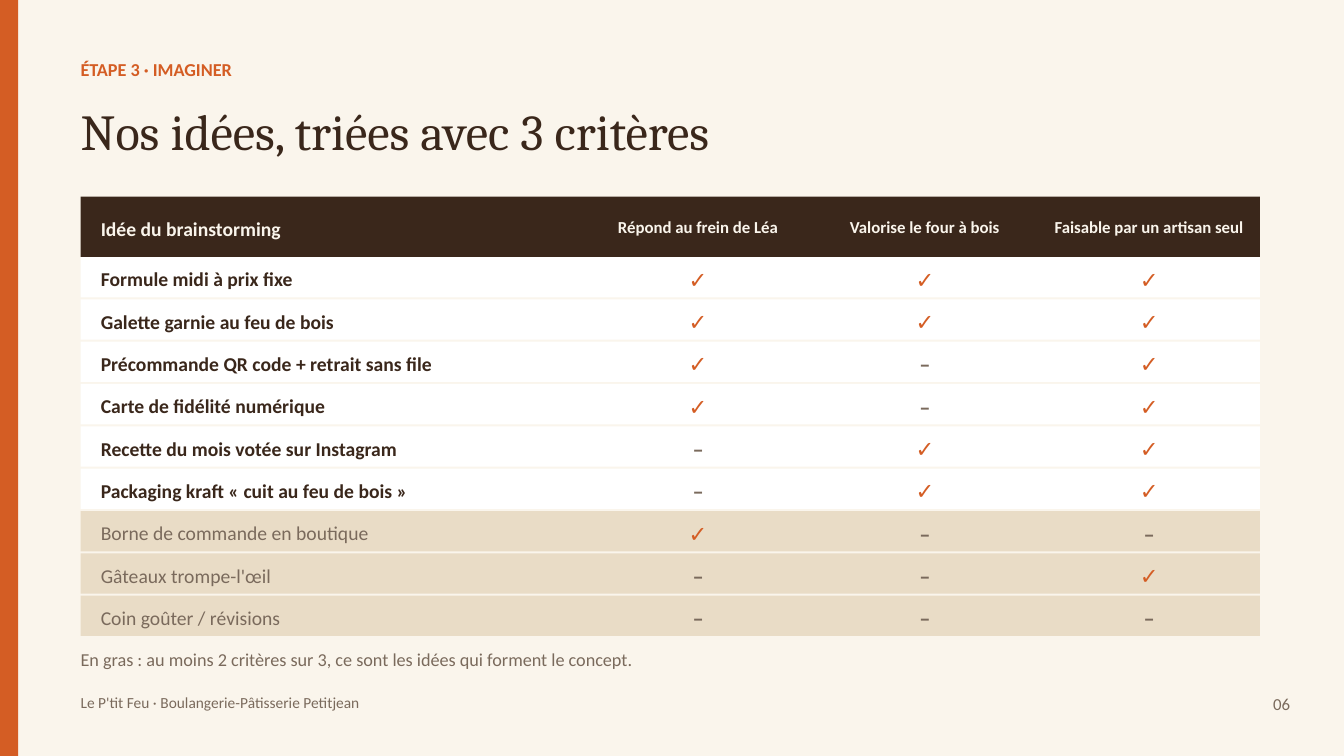
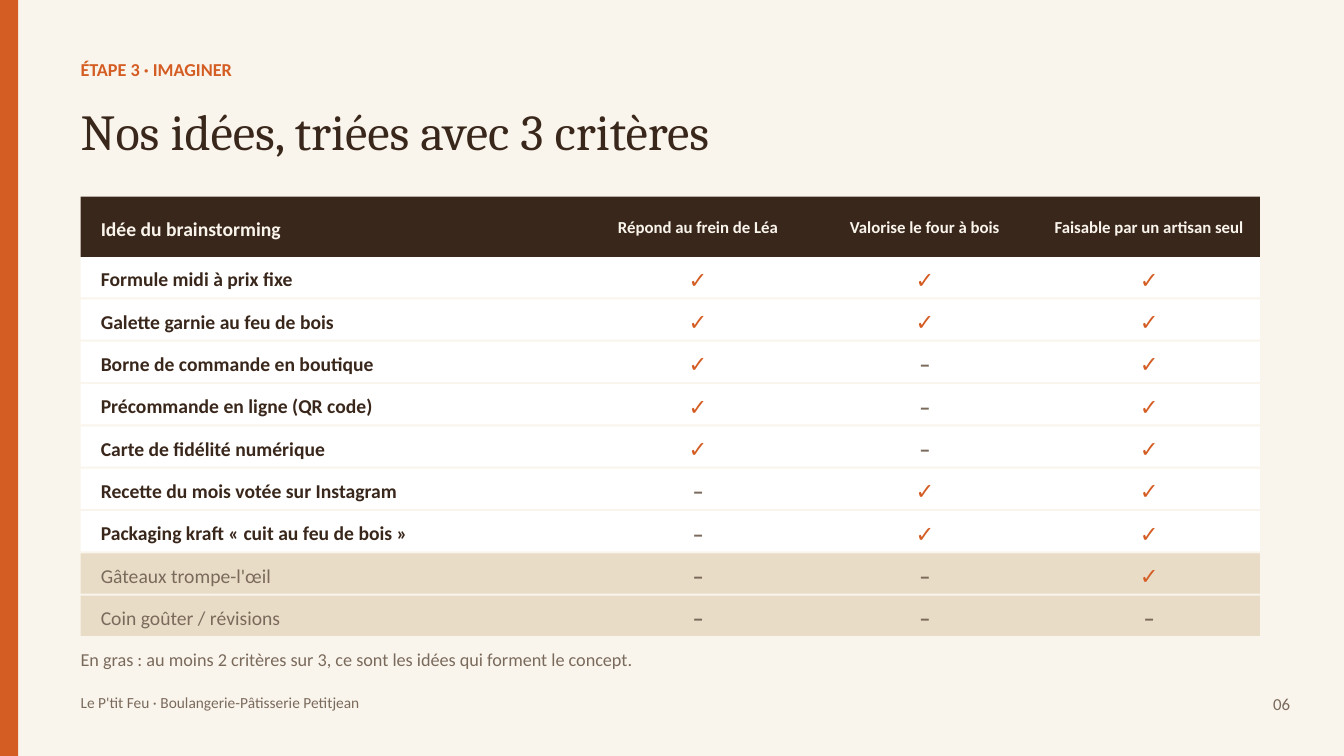
Before and after one commit to matheoguz/Devoir-TC-, a slide deck: slide 6 of design-thinking-petitjean/Le-Ptit-Feu-diapo.pptx. Drawn at 1344x756 pixels with LibreOffice and Linux fonts; fonts in the diff are those of the drawing. Boxes give left, top, right and bottom in pixels: in the first picture for what was removed or moved away, otherwise in the second. Text is boxed around its words. In the diff, an @@ line names an element or a change of style, - is before the commit and + after.

```diff
--- a/design-thinking-petitjean/Le-Ptit-Feu-diapo.pptx
+++ b/design-thinking-petitjean/Le-Ptit-Feu-diapo.pptx
@@ text at bbox=[101, 357, 373, 374]: text changed @@
-Précommande QR code + retrait sans file
+Borne de commande en boutique
@@ text added at bbox=[101, 398, 372, 417], 14 pt, text #3A271B, bold @@
+Précommande en ligne (QR code)
@@ text "Carte de fidélité numérique": place and size @@
-text "Carte de fidélité numérique" at bbox=[101, 399, 325, 416]
+text "Carte de fidélité numérique" at bbox=[101, 442, 325, 459]
@@ text at bbox=[585, 426, 812, 467]: text changed; text colour #7A6A5C to #D45D24 @@
-–
+✓
@@ text at bbox=[812, 426, 1038, 467]: text changed; text colour #D45D24 to #7A6A5C @@
-✓
+–
@@ text "Recette du mois votée sur ...": place and size @@
-text "Recette du mois votée sur ..." at bbox=[101, 442, 397, 460]
+text "Recette du mois votée sur ..." at bbox=[101, 484, 397, 502]
@@ rectangle at bbox=[81, 511, 1260, 552]: fill #E9DCC6 to #FFFFFF @@
@@ text "Packaging kraft « cuit au ...": place and size @@
-text "Packaging kraft « cuit au ..." at bbox=[101, 484, 393, 502]
+text "Packaging kraft « cuit au ..." at bbox=[101, 526, 393, 544]
@@ text removed at bbox=[101, 526, 368, 543] @@
-Borne de commande en boutique
@@ text at bbox=[585, 511, 812, 552]: text changed; text colour #D45D24 to #7A6A5C @@
-✓
+–
@@ text at bbox=[812, 511, 1038, 552]: text changed; text colour #7A6A5C to #D45D24 @@
-–
+✓
@@ text at bbox=[1038, 511, 1260, 552]: text changed; text colour #7A6A5C to #D45D24 @@
-–
+✓
```
Also in this commit, not shown: 3 other slides changed, 12 other files.
